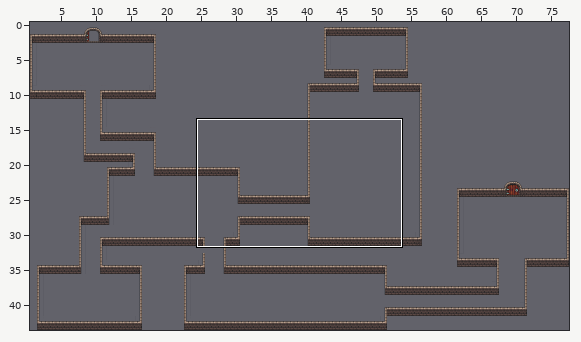
Tiled map: ProjectEsame/Maptiles/Map_Zoom.tmx. The first picture is a wide view before the edit; the outline marks the close-up.
Close-up. Earlier state:
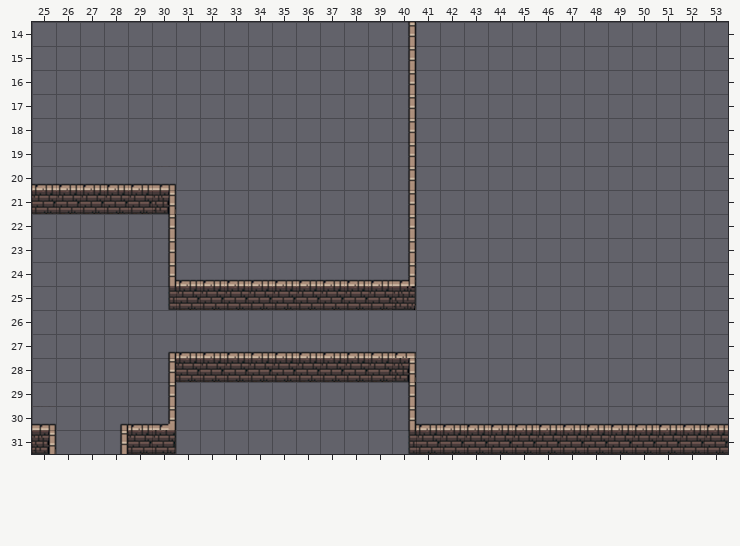
Cells are 64x64 px. Shown: x 25..53, y 14..31. The commit also changed other parts of the map, which this record leaves out.
After the commit:
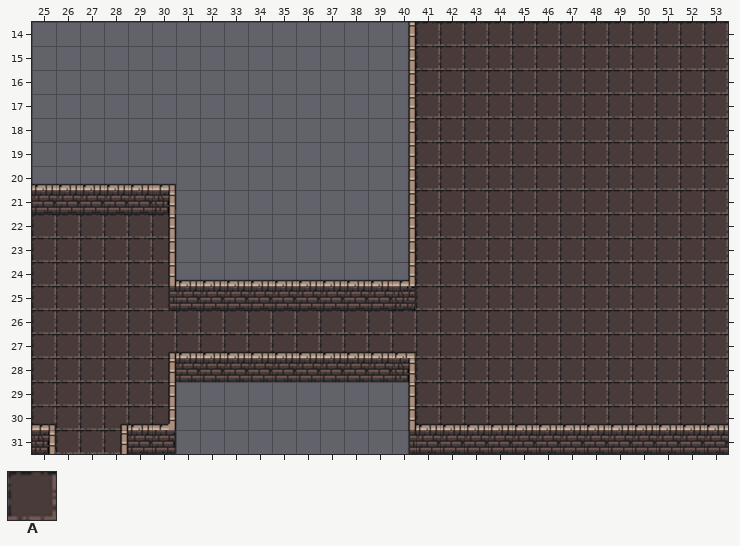
Key: from "0x72_DungeonTilesetII_v1.4_zoo": A 129.
_ is an empty cell, . an unchanged one.
Tiles of an added or newly shown layer are drawn over the layers below it.
The edit:
--- layer "Pavimento" (now shown)
@@ x 25..53 @@
-14 ................_____________
-15 ................_____________
-16 ................_____________
-17 ................_____________
-18 ................_____________
-19 ................_____________
-20 ................_____________
-21 ................_____________
-22 ______.........._____________
-23 ______.........._____________
-24 ______.........._____________
-25 ______.........._____________
-26 _____________________________
-27 _____________________________
-28 ______.........._____________
-29 ______.........._____________
-30 ______.........._____________
-31 .___.........................
+14 ................AAAAAAAAAAAAA
+15 ................AAAAAAAAAAAAA
+16 ................AAAAAAAAAAAAA
+17 ................AAAAAAAAAAAAA
+18 ................AAAAAAAAAAAAA
+19 ................AAAAAAAAAAAAA
+20 ................AAAAAAAAAAAAA
+21 ................AAAAAAAAAAAAA
+22 AAAAAA..........AAAAAAAAAAAAA
+23 AAAAAA..........AAAAAAAAAAAAA
+24 AAAAAA..........AAAAAAAAAAAAA
+25 AAAAAA..........AAAAAAAAAAAAA
+26 AAAAAAAAAAAAAAAAAAAAAAAAAAAAA
+27 AAAAAAAAAAAAAAAAAAAAAAAAAAAAA
+28 AAAAAA..........AAAAAAAAAAAAA
+29 AAAAAA..........AAAAAAAAAAAAA
+30 AAAAAA..........AAAAAAAAAAAAA
+31 .AAA.........................
Pixel boxes of the changes (left, top, right, bottom) in both close-ups:
added: (32, 22, 728, 454)
